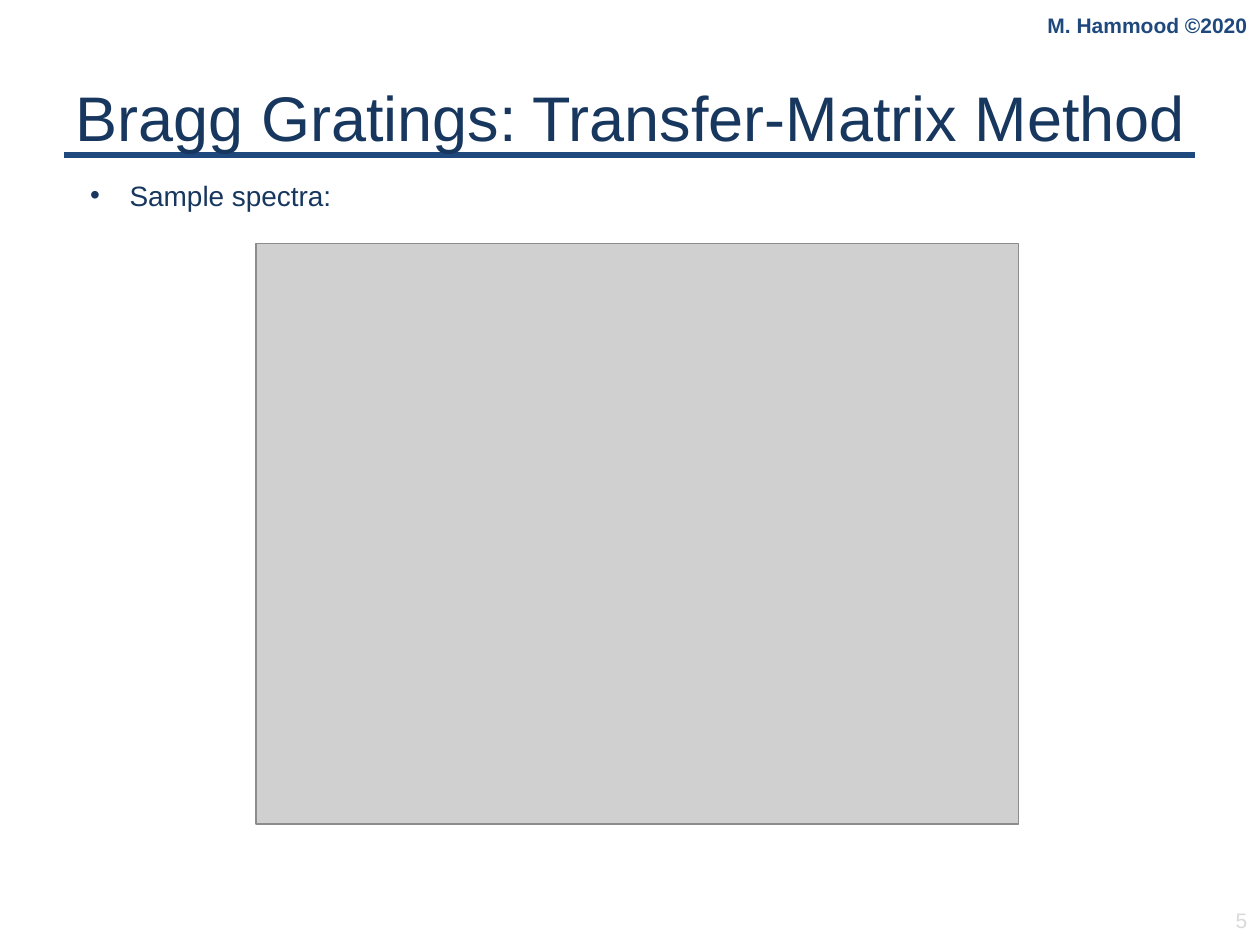
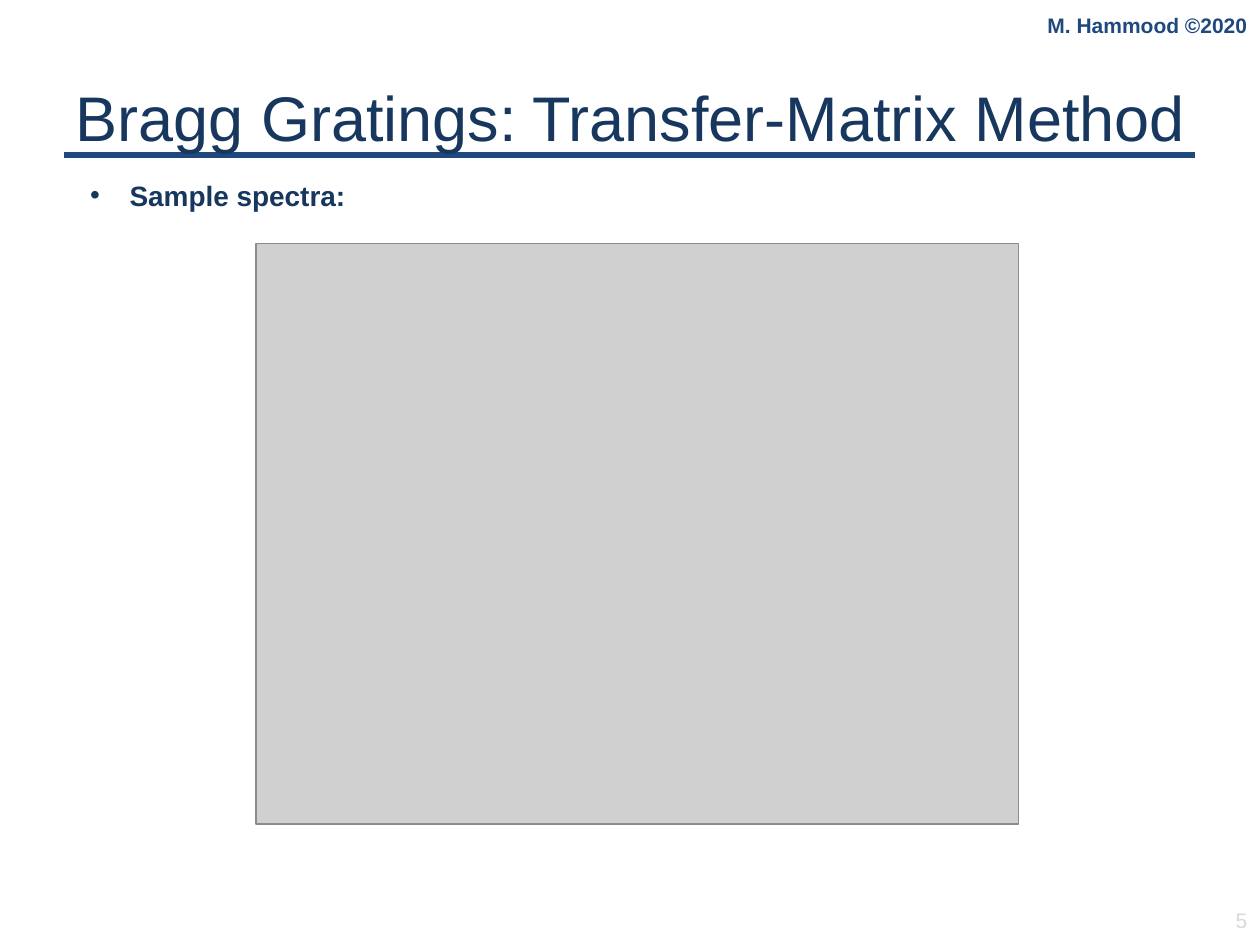
Before and after one commit to mustafacc/SiEPIC_Photonics_Package, a slide deck: slide 5 of SiEPIC_Photonics_Package/solvers_simulators/tutorials/Bragg_tutorial/Workshop.pptx. Drawn at 1260x945 pixels with LibreOffice and Linux fonts; fonts in the diff are those of the drawing; grey boxes stand for pictures; background and template pictures are left out. Boxes give left, top, right and bottom in pixels: in the first picture for what was removed or moved away, otherwise in the second. Text is boxed around its words. In the diff, an @@ line names an element or a change of style, - is before the commit and + after.

Commit message:
update bragg tutorial documentation slides

```diff
--- a/SiEPIC_Photonics_Package/solvers_simulators/tutorials/Bragg_tutorial/Workshop.pptx
+++ b/SiEPIC_Photonics_Package/solvers_simulators/tutorials/Bragg_tutorial/Workshop.pptx
@@ text "Sample spectra:" at box(130, 185, 346, 211): bold on @@
```
Also in this commit, not shown: 8 other slides changed, 2 slides added.
